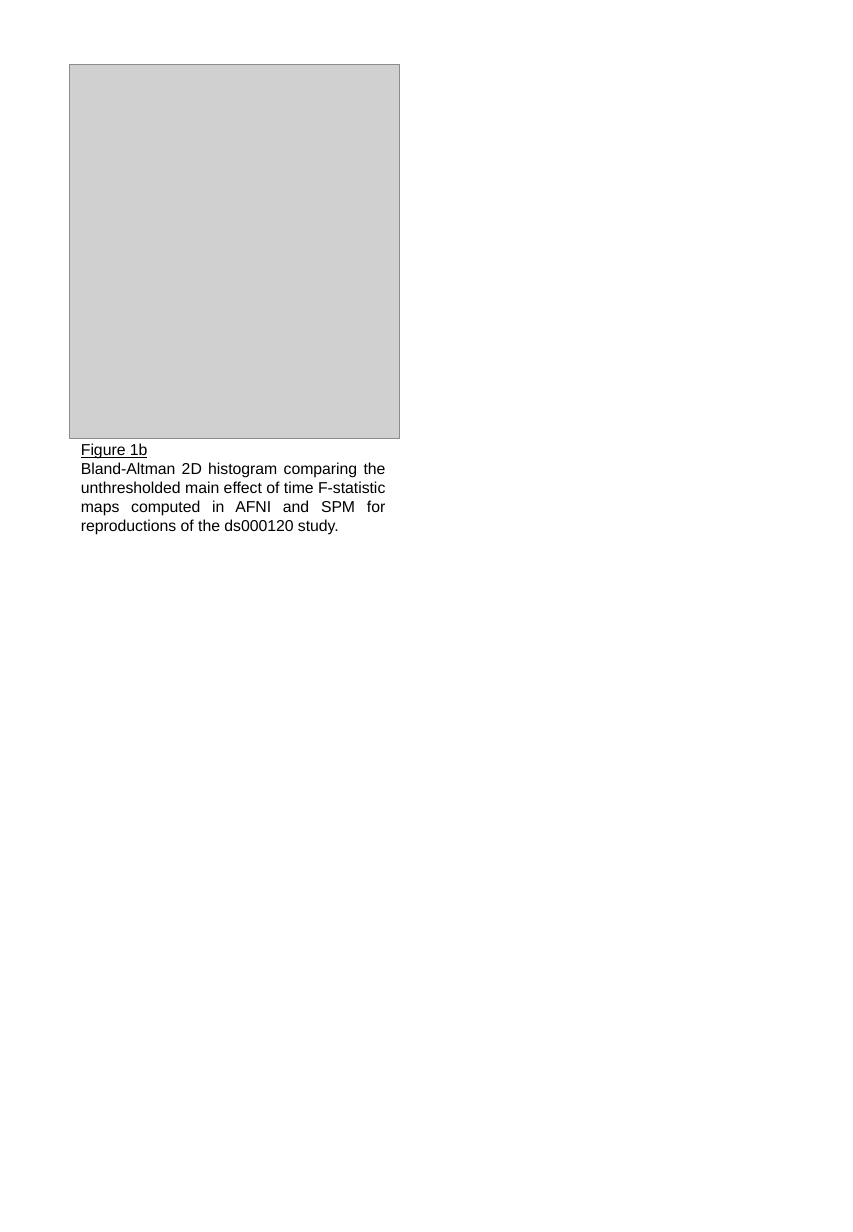
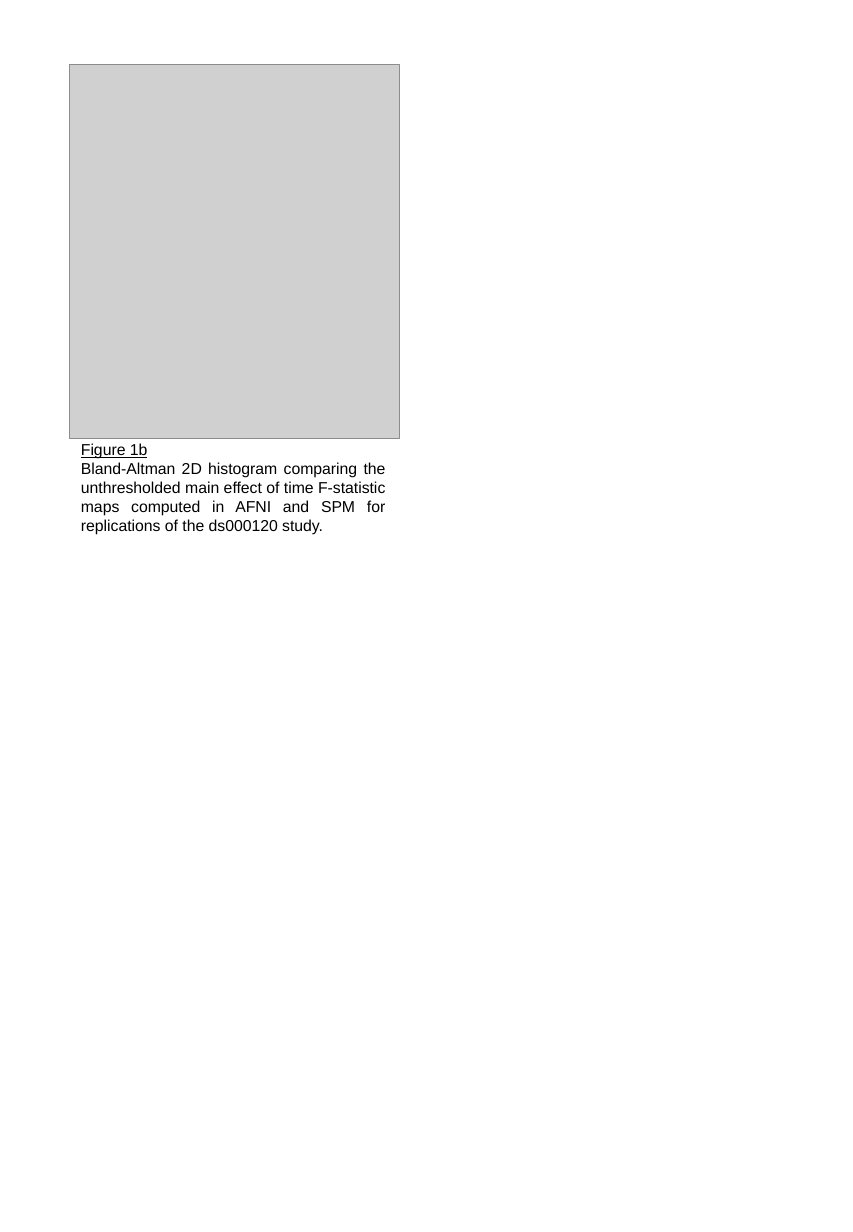
Before and after one commit to NISOx-BDI/Software_Comparison, a slide deck: slide 4 of publication-figures-portrait.pptx (slide 2 before the commit). Drawn at 853x1232 pixels with LibreOffice and Linux fonts; fonts in the diff are those of the drawing; grey boxes stand for pictures. Boxes give left, top, right and bottom in pixels: in the first picture for what was removed or moved away, otherwise in the second. Text is boxed around its words. In the diff, an @@ line names an element or a change of style, - is before the commit and + after.

Commit message:
figures converted to pdf, new figures of thresholded and unthresholded stat images

```diff
--- a/publication-figures-portrait.pptx
+++ b/publication-figures-portrait.pptx
@@ text at bbox=[81, 462, 386, 535]: text changed @@
-Bland-Altman 2D histogram comparing the unthresholded main effect of time F-statistic maps computed in AFNI and SPM for reproductions of the ds000120 study.
+Bland-Altman 2D histogram comparing the unthresholded main effect of time F-statistic maps computed in AFNI and SPM for replications of the ds000120 study.
```
Also in this commit, not shown: 4 other slides changed, 2 slides added, 26 other files.
